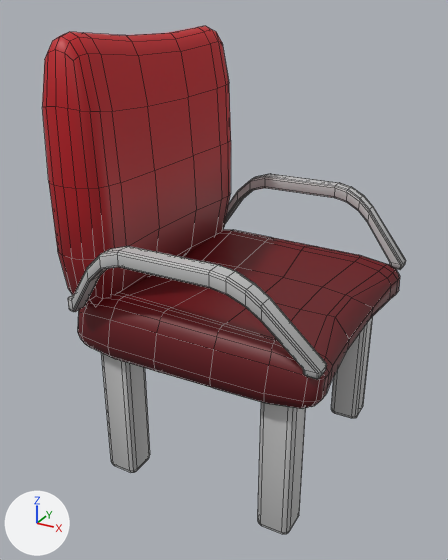
A saved change to the FBX model Assets/Arts/Envi/Props/Props_Chair_03.fbx.
Camera for both pictures: a 50 mm camera at (0.518, -1.052, 0.911) aimed at (-0.046, -0.027, 0.398). Every picture has the same lights, and +X, +Y and +Z are marked at lower left. The first picture is the older version. Mesh edges are drawn as thin lines.

The first picture shows 'Props_Chair_03'.
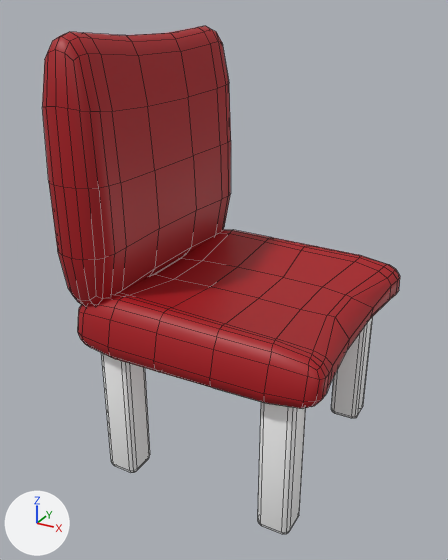
Location of each change, (x1, y1, x2, y2) in pixels of the pictures (448 x 560 px):
```json
{"object": "Props_Chair_03", "change": "surface changed, reshaped", "before": [42, 26, 406, 534], "after": [42, 26, 400, 534]}
{"part": 1, "of": "me_cube_046", "change": "deleted", "before": [225, 174, 406, 270]}
{"part": 2, "of": "me_cube_046", "change": "deleted", "before": [68, 246, 327, 380]}
{"part": 3, "of": "me_cube_046", "change": "surface changed", "before": [42, 26, 400, 409], "after": [42, 26, 400, 409]}
```

Scene script edits in JSON lines:
```json
{"op": "add", "block": "img_warna_baruuu_png", "code": ["img_warna_baruuu_png = load_image('warna baruuu.png', '../Texture/warna baruuu.png', 1024, 1024, 'sRGB')"]}
{"op": "set", "path": "mat_tex_env.texture", "old": "img_tex_env_png", "new": "img_warna_baruuu_png"}
{"block": "me_cube_046", "where": "# used by ob_props_chair_03; location = (0.0, 0.0, 0.0)"}
{"op": "remove", "block": "me_cube_046", "code": "me_cube_046.from_pydata(...)  # 906 vertices, 890 faces; spans x -0.287..0.252, y -0.294..0.314, z 0.005..0.874"}
{"op": "add", "block": "me_cube_046", "code": "me_cube_046.from_pydata(...)  # 626 vertices, 614 faces; spans x -0.287..0.252, y -0.266..0.269, z 0.005..0.874"}
{"block": "me_cube_046", "change": "me_cube_046 part 1: the loose piece of 140 vertices spanning x -0.237..0.252, y 0.245..0.314, z 0.377..0.54 is deleted"}
{"block": "me_cube_046", "change": "me_cube_046 part 2: the loose piece of 140 vertices spanning x -0.237..0.252, y -0.294..-0.226, z 0.377..0.54 is deleted"}
{"block": "me_cube_046", "change": "me_cube_046 part 3: 398 kept faces spanning x -0.287..0.252, y -0.266..0.269, z 0.286..0.874 get new texture (UV) coordinates"}
```
